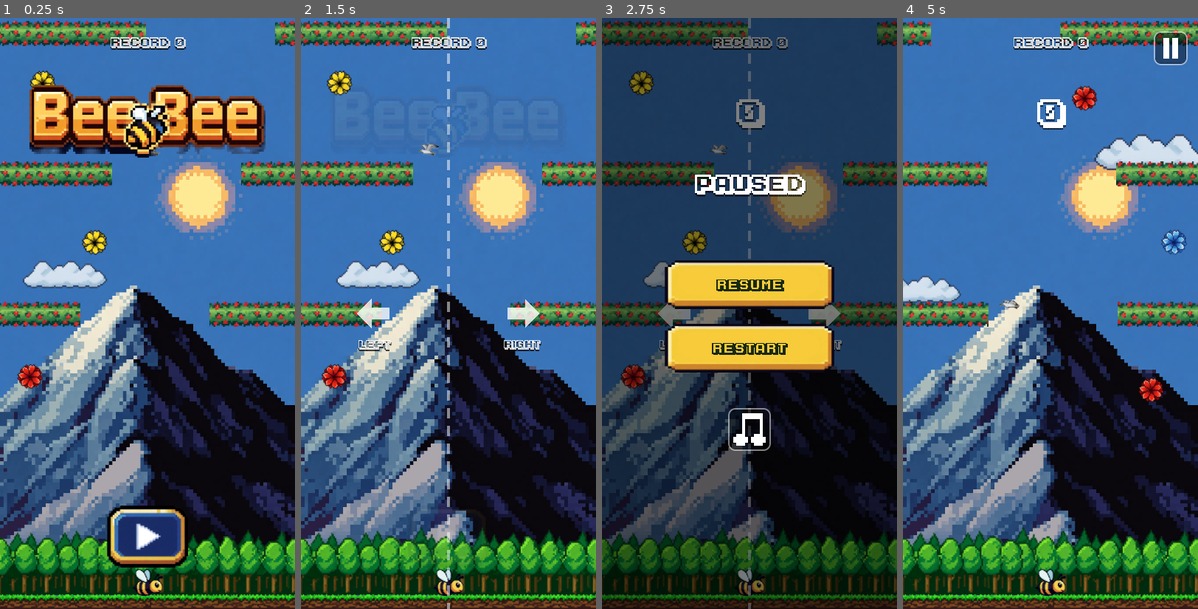
Above: before the commit, frames 1-4 (left to right).
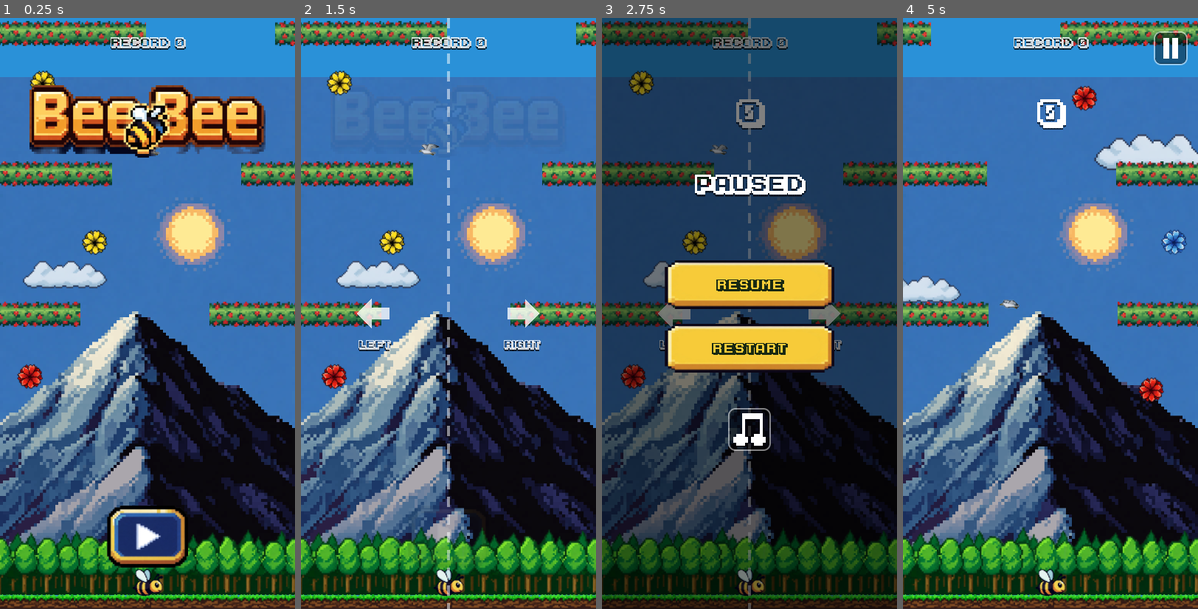
Above: after the commit, the same moments.

Repository: costanoy/bee-bee
Game: Godot game, scene res://scenes/main.tscn
The game is run twice, just before and just after one commit, with the same random seed, the same clock (stepped at 60 frames per second) and the same inputs.
Inputs (mouse positions are in pixels of both pictures, inside the frame that each line leads up to):
- Up to frame 1 (0.25 s): no input
- Up to frame 2 (1.5 s): click (448, 538) at 0.5 s; click (448, 538) at 1.25 s
- Up to frame 3 (2.75 s): click (870, 47) at 2 s
- Up to frame 4 (5 s): click "Restart" at 2.75 s; click (1171, 47) at 3.5 s; click "Restart" at 4.25 s

The runs differ from the first frame. In frame 1, 30% of the frame differs, in the area x 0-100%, y 0-98%; in frame 2, 30%; in frame 3, 13%; in frame 4, 30%.

Commit message:
Make the mountain a world-space sprite; base nightfall on time, not score
Two follow-ups from feedback on the previous commit.

The mountain was a screen-fixed CanvasLayer background, so it never
moved — it would have sat in the same spot on screen forever. The
actual intent was "the bee flies higher and eventually leaves it
behind." It's now a plain world-space Sprite2D built once in
_reset_to_ground_scene(), same as ground_sprite/trees_sprite: its base
sits at ground level, it scrolls down and off exactly like everything
else as the camera climbs, and once it's below the view it's gone for
the rest of the run — no parallax math, no re-trigger, just the same
static-sprite pattern the ground and trees already use. bg_day.png
goes back to being the flat color it was before (backed up copy
stays under art/bg_candidates/), since the sky behind everything no
longer needs to carry the mountain.

The day->night crossfade was keyed to SCORE, and every flower is
mandatory to collect — so in practice it read as "the sky darkens
because I picked a flower," which isn't what nightfall means and
isn't a choice the player is making. It's now keyed to elapsed scroll
time (sky.gd's DAY_TO_DUSK_*/DUSK_TO_NIGHT_* in seconds instead of
score), completely decoupled from how the run is going. Stretched to
6.5 minutes end to end per "suave e pouco perceptível" — moon/
Jupiter/UFO/shining-bee stay score-gated as before; only the ambient
darkness itself moved to time.

Verified headlessly: score 900 at 0s elapsed is still full daylight,
score 1 at 480s elapsed is full night, the midpoint (180s) splits
day/dusk exactly 50/50, and the moon still fires strictly on score
regardless of elapsed time. The mountain sprite spans world y
[-700, 0], is in view at cold start, and is confirmed out of view
after a 2000px climb.

Co-Authored-By: Claude Sonnet 5 <noreply@anthropic.com>

Diff:
--- a/scripts/main.gd
+++ b/scripts/main.gd
@@ -120,6 +120,12 @@
 const GROUND_GRASS_Y1 := 494.0
 const TREES_CANVAS_W := 1568.0
 const TREES_BOTTOM_Y := 636.0
+# The mountain is a plain painted rectangle (sky included), not a cropped
+# content box — it sits in world space like ground/trees so it scrolls
+# away and is gone for good once climbed past, instead of a screen-fixed
+# backdrop that would just sit there forever at the same spot on screen.
+const MOUNTAIN_CANVAS_W := 768.0
+const MOUNTAIN_CANVAS_H := 1344.0
 
 var state: State = State.START
 # The stretch mode is keep_width: the world is always 400 wide, and a phone
@@ -154,6 +160,7 @@
 var sky: Node
 var ground_sprite: Sprite2D
 var trees_sprite: Sprite2D
+var mountain_sprite: Sprite2D
 
 var pixel_font: FontFile
 
@@ -295,6 +302,9 @@
 	if trees_sprite:
 		trees_sprite.queue_free()
 		trees_sprite = null
+	if mountain_sprite:
+		mountain_sprite.queue_free()
+		mountain_sprite = null
 
 
 func _reset_to_ground_scene() -> void:
@@ -311,6 +321,19 @@
 
 	var ground_y := 0.0
 	var ground_scale: float = SCREEN_W / GROUND_CANVAS_W
+
+	# Sits behind trees, its own base flush with the ground so the climb
+	# reveals it the same way it reveals everything else, then leaves it
+	# behind for good — no parallax, no re-trigger, just one static sprite
+	# like ground/trees that scrolls out of view and stays gone.
+	mountain_sprite = Sprite2D.new()
+	mountain_sprite.texture = load("res://art/mountain_day.png")
+	mountain_sprite.centered = false
+	var mountain_scale: float = SCREEN_W / MOUNTAIN_CANVAS_W
+	mountain_sprite.scale = Vector2.ONE * mountain_scale
+	mountain_sprite.position = Vector2(0.0, ground_y - MOUNTAIN_CANVAS_H * mountain_scale)
+	mountain_sprite.z_index = -2
+	add_child(mountain_sprite)
 
 	trees_sprite = Sprite2D.new()
 	trees_sprite.texture = load("res://art/trees.png")
@@ -417,9 +440,9 @@
 
 
 func _decor_tint() -> Color:
-	# Set once at spawn: the sky takes ~80 flowers to go from day to night,
-	# so a cloud's tint never visibly lags in the few seconds it's on screen.
-	return Color.WHITE.lerp(NIGHT_DECOR_TINT, sky.darkness(score))
+	# Set once at spawn: the fade to night takes minutes, so a cloud's tint
+	# never visibly lags in the few seconds it's on screen.
+	return Color.WHITE.lerp(NIGHT_DECOR_TINT, sky.darkness(elapsed))
 
 
 # ------------------------------------------------------------------
@@ -436,7 +459,7 @@
 		_:
 			pass
 
-	sky.update(delta, state == State.START or state == State.STARTING, score)
+	sky.update(delta, state == State.START or state == State.STARTING, elapsed, score)
 
 
 func _update_playing(delta: float) -> void:
--- a/scripts/sky.gd
+++ b/scripts/sky.gd
@@ -1,21 +1,23 @@
 extends Node
 
-# Score-driven background crossfade (spec 4.9). Progression is keyed off
-# SCORE, not height/time, so the background gradient itself is a
-# screen-fixed layer (a CanvasLayer behind everything). The celestial
-# bodies (moon/Jupiter/UFO) are NOT part of this layer — they're
-# spawned by main.gd as static world-space objects that scroll down and
-# off-screen as the bee climbs, same as clouds, just without the drift.
-# This script only decides *when* (via signals) and lets main.gd own the
-# actual sprite/positioning since it already tracks camera_y.
-
-# Wide, gradual ramp — since every flower is mandatory, score climbs
-# steadily just from normal play, so a narrow window made the sky change
-# feel fast/abrupt. Stretched way out for a slow, smooth fade instead.
-const DAY_TO_FADE_START := 50.0
-const DAY_TO_FADE_END := 90.0
-const FADE_TO_NIGHT_START := 90.0
-const FADE_TO_NIGHT_END := 130.0
+# The celestial bodies (moon/Jupiter/UFO) are NOT part of this layer —
+# they're spawned by main.gd as static world-space objects that scroll
+# down and off-screen as the bee climbs, same as clouds, just without the
+# drift. This script only decides *when* (via signals) and lets main.gd
+# own the actual sprite/positioning since it already tracks camera_y.
+
+# The day->night crossfade runs on elapsed SCROLL TIME, not score. Every
+# flower is mandatory, so score is really just "how many rows you've
+# passed" — tying the sky's own darkness to that made it read as "the
+# light dims because I picked a flower," which isn't what nightfall is
+# supposed to mean, and it isn't a choice the player is making anyway.
+# Time is unconnected to how the run is going, and stretched this wide
+# (6.5 minutes end to end) the change is barely visible minute to minute
+# — exactly the "suave e pouco perceptível" this was asked to be.
+const DAY_TO_DUSK_START := 90.0
+const DAY_TO_DUSK_END := 270.0
+const DUSK_TO_NIGHT_START := 270.0
+const DUSK_TO_NIGHT_END := 480.0
 
 const MOON_SCORE := 100
 const JUPITER_SCORE := 200
@@ -152,12 +154,12 @@
 	return rect
 
 
-func update(delta: float, is_start_phase: bool, score: int) -> void:
+func update(delta: float, is_start_phase: bool, elapsed_time: float, score: int) -> void:
 	var target_start: float = 1.0 if is_start_phase else 0.0
 	start_rect.modulate.a = move_toward(start_rect.modulate.a, target_start, delta * 2.0)
 
-	var t1: float = clamp((score - DAY_TO_FADE_START) / (DAY_TO_FADE_END - DAY_TO_FADE_START), 0.0, 1.0)
-	var t2: float = clamp((score - FADE_TO_NIGHT_START) / (FADE_TO_NIGHT_END - FADE_TO_NIGHT_START), 0.0, 1.0)
+	var t1: float = clamp((elapsed_time - DAY_TO_DUSK_START) / (DAY_TO_DUSK_END - DAY_TO_DUSK_START), 0.0, 1.0)
+	var t2: float = clamp((elapsed_time - DUSK_TO_NIGHT_START) / (DUSK_TO_NIGHT_END - DUSK_TO_NIGHT_START), 0.0, 1.0)
 
 	day_rect.modulate.a = 1.0 - t1
 	fade_rect.modulate.a = clamp(t1 - t2, 0.0, 1.0)
@@ -176,10 +178,10 @@
 	_check_triggers(score)
 
 
-func darkness(score: int) -> float:
+func darkness(elapsed_time: float) -> float:
 	# 0 in full day, 1 in full night, across the same window the backdrop
 	# crossfades over.
-	return clamp((score - DAY_TO_FADE_START) / (FADE_TO_NIGHT_END - DAY_TO_FADE_START), 0.0, 1.0)
+	return clamp((elapsed_time - DAY_TO_DUSK_START) / (DUSK_TO_NIGHT_END - DAY_TO_DUSK_START), 0.0, 1.0)
 
 
 func _check_triggers(score: int) -> void:
Binary file changed: art/bg_day.png
Binary file added: art/mountain_day.png
Not shown, added: art/mountain_day.png.import
